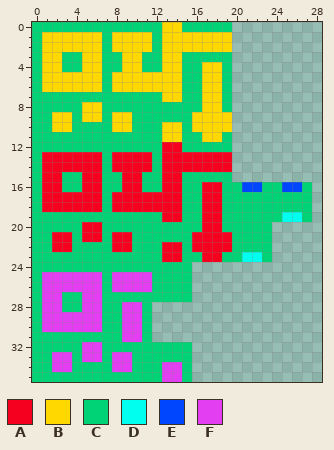
Edited in one commit: pixel-art sprite (TriangulatedTopology/Content/WallLogical.png). Above is the file before it was changed.
The file is 44x36 pixels. Colours within 5 levels of each other are drawn and written as one. Shown: x 0..28, y 0..35.
Palette (. is transparent): A #f5001e  B #ffd800  C #00d375  D #00ffee  E #0045ff  F #e33ef1
And afterwards:
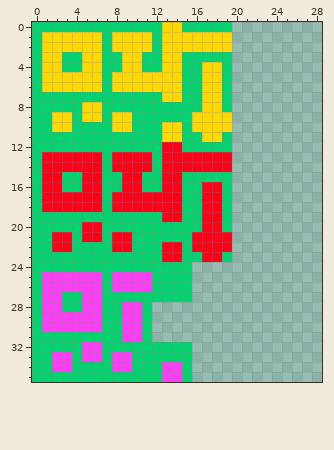
Edits made:
colour A: #f5001e -> #ff0018
colour C: #00d375 -> #00d46f
colour F: #e33ef1 -> #ff3cf6
y 16: x 20..27 CEECCEEC -> ........
y 17..18: x 20..27 CCCCCCCC -> ........
y 19: x 20..27 CCCCCDDC -> ........
y 20..22: x 20..23 CCCC -> ....
y 23: x 20..23 CDDC -> ....
